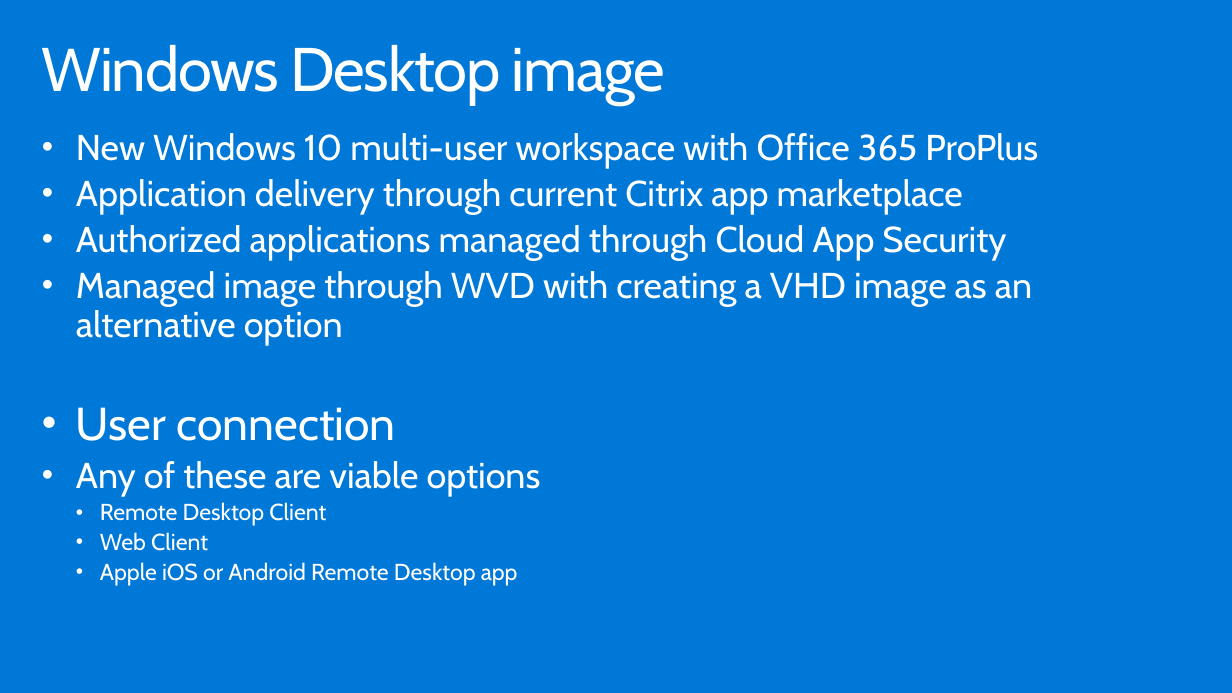
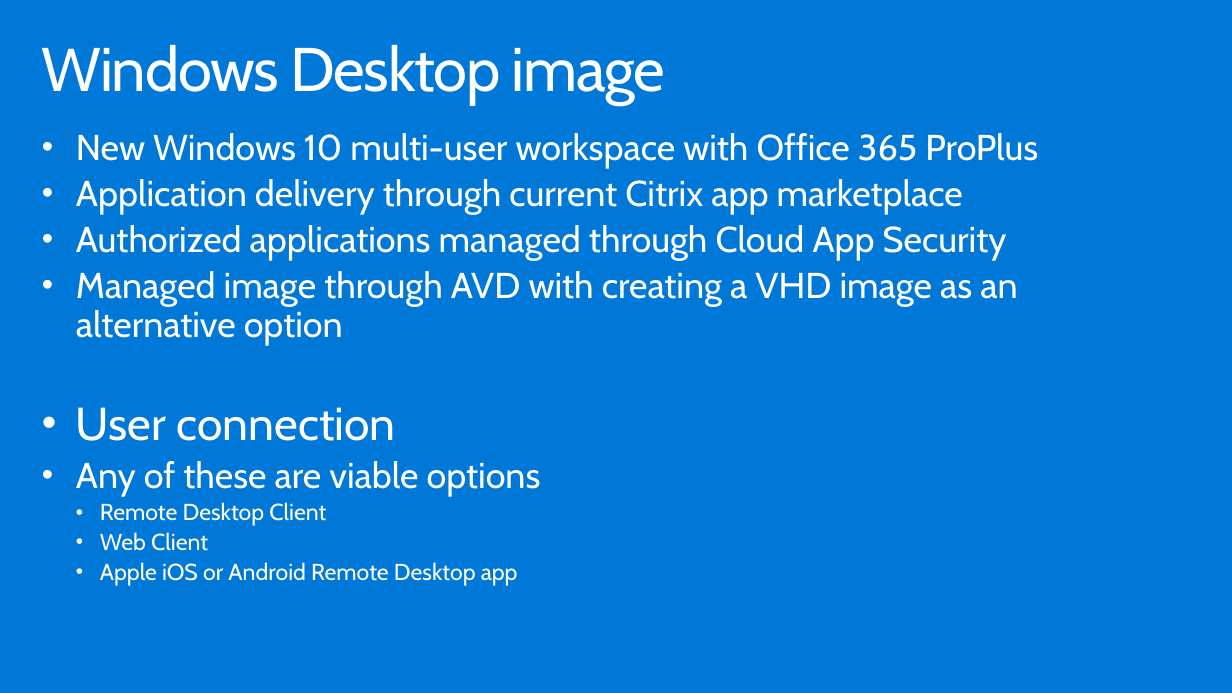
Before and after one commit to tobiasrademacher/MCW-Implementing-Azure-Virtual-Desktop-in-the-enterprise, a slide deck: slide 25 of Whiteboard design session/WDS trainer presentation - Implementing Windows Virtual Desktop in the enterprise.pptx. Drawn at 1232x693 pixels with LibreOffice and Linux fonts; fonts in the diff are those of the drawing. Boxes give left, top, right and bottom in pixels: in the first picture for what was removed or moved away, otherwise in the second. Text is boxed around its words. In the diff, an @@ line names an element or a change of style, - is before the commit and + after.

```diff
--- a/Whiteboard design session/WDS trainer presentation - Implementing Windows Virtual Desktop in the enterprise.pptx
+++ b/Whiteboard design session/WDS trainer presentation - Implementing Windows Virtual Desktop in the enterprise.pptx
@@ text at (76, 271, 1017, 346): text changed @@
-• Managed image through WVD with creating a VHD image as an alternative option
+• Managed image through AVD with creating a VHD image as an alternative option
```
Also in this commit, not shown: 7 other slides changed, 5 other files.
